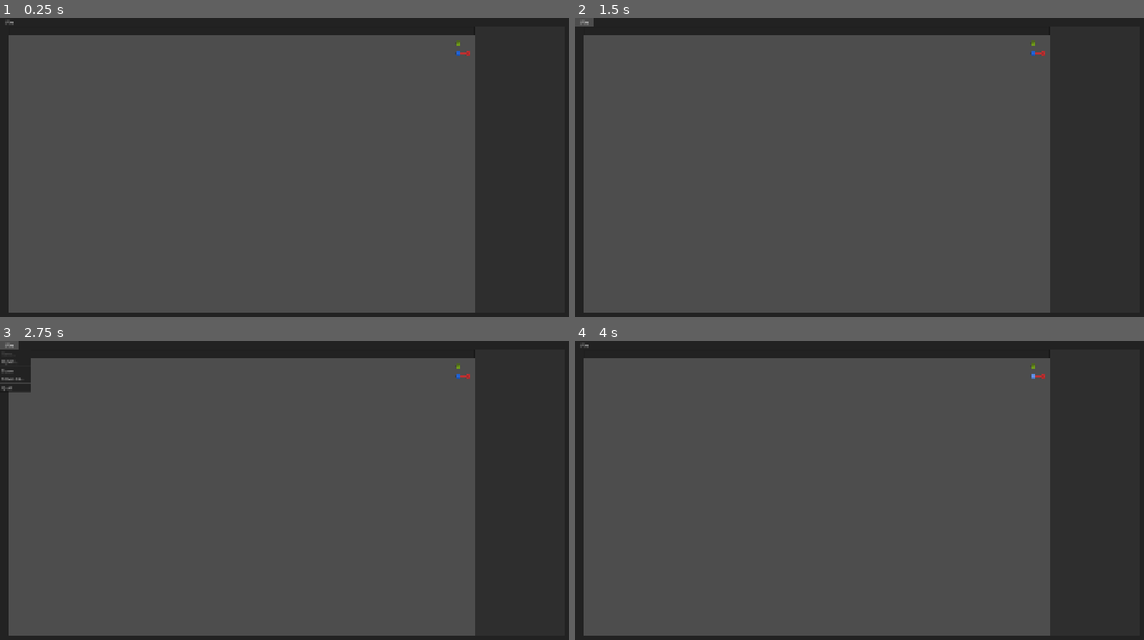
Above: before the commit, frames 1-4 (two rows, left to right).
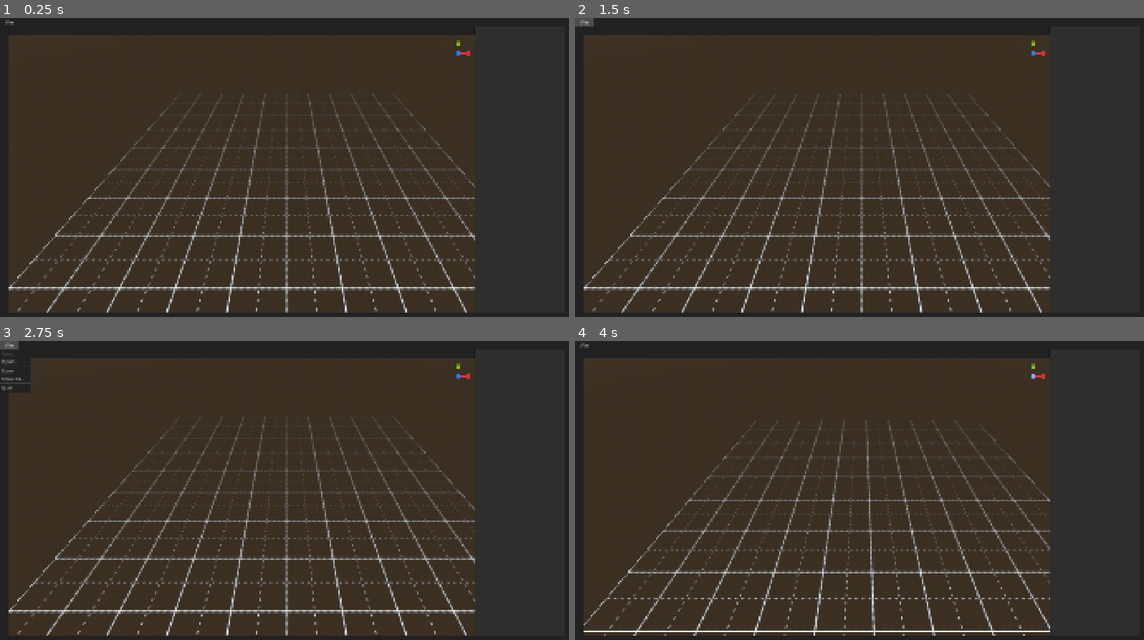
Above: after the commit, the same moments.

Repository: AnalyticalGoose/godough
Game: Godot game, scene res://main.tscn
The game is run twice, just before and just after one commit, with the same random seed, the same clock (stepped at 60 frames per second) and the same inputs.
Inputs (mouse positions are in pixels of both pictures, inside the frame that each line leads up to):
- Up to frame 1 (0.25 s): no input
- Up to frame 2 (1.5 s): click "File" at 0.5 s; click "File" at 1.25 s
- Up to frame 3 (2.75 s): click "File" at 2 s
- Up to frame 4 (4 s): tap Enter at 2.75 s; move the mouse to (1035, 373) at 2.77 s; tap S (camera_back, bound only after the commit) at 2.85 s; click (1035, 373) at 2.92 s; tap W (camera_forward, bound only after the commit) at 3.05, 3.6 s; move the mouse to (745, 508) at 3.52 s; click (745, 508) at 3.67 s; tap A (camera_left, bound only after the commit) at 3.8 s

The runs differ from the first frame. In frame 1, 72% of the frame differs, in the area x 1-84%, y 5-99%; in frame 2, 72%; in frame 3, 72%; in frame 4, 73%.

Commit message:
Add basic camera controller

Diff:
--- /dev/null
+++ b/autoload/data_manager.gd
@@ -0,0 +1,50 @@
+extends Node
+
+enum DatabaseType {
+	SETTINGS,
+}
+
+enum SettingsType {
+	CAMERA,
+	LEVEL
+}
+
+const SETTINGS_PATH : String = "user://settings.cfg"
+
+var _settings_data: Array[Dictionary]
+
+
+func _ready() -> void:
+	_load_settings()
+
+
+func get_settings(type: SettingsType) -> Dictionary:
+	return _settings_data[type]
+
+
+func _init_schema(database_type: DatabaseType, database: Database) -> void:
+	match database_type:
+		DatabaseType.SETTINGS:
+			database.add_valid_property("cam_move_speed", TYPE_FLOAT)
+			database.add_valid_property("cam_rot_speed", TYPE_FLOAT)
+			database.add_valid_property("cam_smoothing", TYPE_FLOAT)
+			database.add_valid_property("grid_size", TYPE_FLOAT)
+
+
+func _load_settings() -> void:
+	if not FileAccess.file_exists(SETTINGS_PATH):
+		var cfg_file: ConfigFile = ConfigFile.new()
+
+		cfg_file.set_value("camera_settings", "cam_move_speed", 10.0)
+		cfg_file.set_value("camera_settings", "cam_rot_speed", 75.0)
+		cfg_file.set_value("camera_settings", "cam_smoothing", 0.1)
+		cfg_file.set_value("level_settings", "grid_size", 2.0)
+
+		var save_error: Error = cfg_file.save(SETTINGS_PATH)
+		if save_error:
+			push_error("Cannot save user settings to %s, ERROR: %s" % [SETTINGS_PATH, save_error])
+
+	var settings_database: Database = Database.new()
+	_init_schema(DatabaseType.SETTINGS, settings_database)
+	settings_database.load_from_path(SETTINGS_PATH)
+	_settings_data = settings_database.get_array()
--- /dev/null
+++ b/common/database.gd
@@ -0,0 +1,214 @@
+class_name Database
+extends RefCounted
+
+var id_name : String = "id"
+var entry_name : String = "name"
+
+var is_typed : bool
+var is_strict : bool
+var is_validated : bool
+
+
+func add_valid_property(property: String, type: int = TYPE_MAX) -> void:
+	assert(not __property_exists(property), "Property '%s' already exists." % property)
+	__valid_properties.append([property, type])
+
+
+func add_mandatory_property(property: String, type: int = TYPE_MAX) -> void:
+	assert(not __property_exists(property), "Property '%s' already exists." % property)
+	__mandatory_properties.append([property, type])
+	__valid_properties.append([property, type])
+
+
+@warning_ignore("untyped_declaration")
+func add_default_property(property: String, default, typed: bool = true) -> void:
+	add_valid_property(property, typeof(default) if typed else TYPE_MAX)
+	__default_values[property] = default
+
+
+func get_array() -> Array[Dictionary]:
+	return __data
+
+
+func get_dictionary(skip_unnamed: bool = false) -> Dictionary:
+	if entry_name.is_empty():
+		push_error("Can't create Dictionary if data is unnamed.")
+		return {}
+
+	if __data_dirty:
+		__dict.clear()
+		for entry: Dictionary in __data:
+			var lookup_key: String = entry[entry_name]
+
+			if not entry_name in entry:
+				assert(not skip_unnamed, "Entry has no name, can't create Dictionary key.")
+				continue
+
+			# Check for duplicate entry names
+			assert(not lookup_key in __dict, "Duplicate entry name: %s" % entry[entry_name])
+
+			# Format entry name from lookup key to be suitable for in-game use
+			entry["name"] = lookup_key.replace("_", " ").capitalize()
+
+			__dict[lookup_key] = entry
+		__data_dirty = false
+
+	return __dict
+
+
+@warning_ignore("untyped_declaration")
+func is_property_valid(entry: Dictionary, property: String, value = null) -> bool:
+	if value == null:
+		value = entry[property]
+
+	var valid: bool = property == entry_name or property == id_name
+	if not valid:
+		for prop: Array in __valid_properties:
+			if prop[0] == property:
+				@warning_ignore("unsafe_call_argument")
+				assert(not is_typed or __match_type(typeof(value), prop[1]), \
+				"Invalid type of property '%s' in entry '%s'." % [property, entry.get(entry_name)])
+				valid = true
+				break
+
+	return valid
+
+
+func load_from_path(path: String) -> void:
+	var dir: DirAccess = DirAccess.open(path)
+
+	if dir:
+		var file_list : Array[String]
+		var error: Error = dir.list_dir_begin()
+		if error:
+			push_error("failed to init directory stream: %d" % error)
+
+		var file: String = dir.get_next()
+		while not file.is_empty():
+			if not dir.current_is_dir():
+				file_list.append(dir.get_current_dir().path_join(file))
+			file = dir.get_next()
+
+		dir.list_dir_end()
+		file_list.sort()
+		for file_path: String in file_list:
+			load_from_path(file_path)
+
+		return
+
+	if not __did_setup:
+		__setup()
+		__did_setup = true
+
+	var data: Array
+
+	match path.get_extension():
+		"cfg":
+			var file: ConfigFile = ConfigFile.new()
+			var error: Error = file.load(path)
+			assert(error == OK, "Parse failed, invalid ConfigFile \"%s\". Error code: %s" % [path, error])
+
+			data = __config_file_to_array(file)
+
+		_:
+			push_error("Unrecognised extension '.%s', can't extract data." % path.get_extension())
+			return
+
+	for entry: Dictionary in data:
+		for property: String in __default_values:
+			if not property in entry:
+				@warning_ignore("untyped_declaration")
+				var default = __default_values[property]
+				if default is Array or default is Dictionary:
+					@warning_ignore("unsafe_method_access")
+					entry[property] = default.duplicate()
+				else:
+					entry[property] = default
+
+		if not entry_name.is_empty() and not entry_name in entry:
+			push_warning("Entry has no name key (%s): %s" % [entry_name, entry])
+
+		for property: Array in __mandatory_properties:
+			var property_name: String = property[0]
+			if property_name in entry:
+				if is_typed:
+					@warning_ignore("unsafe_call_argument")
+					assert(__match_type(typeof(entry[property_name]), property[1]), \
+					"Invalid type of property '%s' in entry '%s'." % [property_name, entry.get(entry_name)])
+			else:
+				assert(false, "Missing mandatory property '%s' in entry '%s'." % [property_name, entry.get(entry_name)])
+
+		if is_validated and OS.is_debug_build():
+			for property: String in entry:
+				assert(is_property_valid(entry, property), \
+				"Invalid property '%s' in entry '%s'." % [property, entry[entry_name]])
+
+	__data.append_array(data)
+	__data_dirty = true
+
+
+var __data: Array[Dictionary]
+var __data_dirty: bool
+var __dict: Dictionary
+
+var __did_setup: bool
+
+var __last_id : int
+var __default_values: Dictionary
+var __mandatory_properties: Array[Array]
+var __valid_properties: Array[Array]
+
+
+func __setup() -> void:
+	if not OS.is_debug_build():
+		return
+
+	assert(not id_name.is_empty(), "'id_name' can't be empty String.")
+
+	for property: Array in __valid_properties:
+		if property[1] != TYPE_MAX:
+			is_typed = true
+
+	if not __valid_properties.is_empty():
+		is_validated = true
+
+
+func __match_type(type1: int, type2: int) -> bool:
+	if type1 == TYPE_MAX or type2 == TYPE_MAX:
+		return true
+
+	if is_strict:
+		return type1 == type2
+	else:
+		return type1 == type2 or (type1 == TYPE_INT and type2 == TYPE_FLOAT)
+
+
+func __property_exists(property: String) -> bool:
+	for p: Array in __valid_properties:
+		if p[0] == property:
+			return true
+
+	return false
+
+
+func __config_file_to_array(data : ConfigFile) -> Array[Dictionary]:
+	var array : Array[Dictionary]
+	var entry : Dictionary
+
+	for section: String in data.get_sections():
+		if data.has_section_key(section, "meta"):
+			entry = {id_name: data.get_value(section, "meta")[0]}
+		else:
+			entry = {id_name: __last_id}
+
+		if not entry_name.is_empty():
+			entry[entry_name] = section
+
+		__last_id += 1
+
+		for value: String in data.get_section_keys(section):
+			entry[value] = data.get_value(section, value)
+
+		array.append(entry)
+
+	return array
--- a/editor/camera/camera_controller.gd
+++ b/editor/camera/camera_controller.gd
@@ -1 +1,41 @@
 extends Node3D
+
+@warning_ignore_start("unused_private_class_variable")
+@export var _rotation_x_pivot: Node3D
+@export var _zoom_pivot: Node3D
+@export var _camera: Camera3D
+@warning_ignore_restore("unused_private_class_variable")
+
+var _movement_speed: float = 10.0
+var _rotation_speed: float = 75.0
+var _smoothing_strength: float = 0.1
+var _camera_pos_target: Vector3
+var _camera_rot_target: float
+
+
+func _ready() -> void:
+	_camera_pos_target = position
+	_camera_rot_target = rotation_degrees.y
+
+	var camera_settings: Dictionary = DataManager.get_settings(DataManager.SettingsType.CAMERA)
+	_movement_speed = camera_settings["cam_move_speed"]
+	_rotation_speed = camera_settings["cam_rot_speed"]
+	_smoothing_strength = camera_settings["cam_smoothing"]
+
+
+func _process(delta: float) -> void:
+	var input_dir: Vector2 = Input.get_vector("camera_left", "camera_right", "camera_forward", "camera_back")
+	var input_axis: float = Input.get_axis("camera_rotate_right", "camera_rotate_left")
+
+	if input_dir:
+		var move_dir: Vector3 = (basis * Vector3(input_dir.x, 0, input_dir.y))
+		_camera_pos_target += move_dir * _movement_speed * delta
+
+	if input_axis:
+		_camera_rot_target += input_axis * _rotation_speed * delta
+
+	if _camera_pos_target != position:
+		position = lerp(position, _camera_pos_target, _smoothing_strength)
+
+	if _camera_rot_target != rotation_degrees.y:
+		rotation_degrees.y = lerp(rotation_degrees.y, _camera_rot_target, _smoothing_strength)
--- a/editor/camera/camera_controller.tscn
+++ b/editor/camera/camera_controller.tscn
@@ -2,8 +2,11 @@
 
 [ext_resource type="Script" uid="uid://b1fmaioo6ch7j" path="res://editor/camera/camera_controller.gd" id="1_h48li"]
 
-[node name="CameraController" type="Node3D" unique_id=2043222208]
+[node name="CameraController" type="Node3D" unique_id=2043222208 node_paths=PackedStringArray("_rotation_x_pivot", "_zoom_pivot", "_camera")]
 script = ExtResource("1_h48li")
+_rotation_x_pivot = NodePath("CameraRotationXPivot")
+_zoom_pivot = NodePath("CameraRotationXPivot/CameraZoomPivot")
+_camera = NodePath("CameraRotationXPivot/CameraZoomPivot/Camera3D")
 
 [node name="CameraRotationXPivot" type="Node3D" parent="." unique_id=36284164]
 transform = Transform3D(1, 0, 0, 0, 0.70710677, 0.70710677, 0, -0.70710677, 0.70710677, 0, 0, 0)
@@ -11,3 +14,4 @@
 [node name="CameraZoomPivot" type="Node3D" parent="CameraRotationXPivot" unique_id=467579753]
 
 [node name="Camera3D" type="Camera3D" parent="CameraRotationXPivot/CameraZoomPivot" unique_id=198840669]
+cull_mask = 524287
--- a/editor/editor.tscn
+++ b/editor/editor.tscn
@@ -1,6 +1,20 @@
 [gd_scene format=3 uid="uid://dntsgdwu8c7ea"]
 
 [ext_resource type="Shader" uid="uid://ld80hdxkpv76" path="res://editor/grid_shader.gdshader" id="1_ndqoc"]
+[ext_resource type="PackedScene" uid="uid://wr4a8tihcpg4" path="res://editor/camera/camera_controller.tscn" id="2_fjngd"]
+
+[sub_resource type="ProceduralSkyMaterial" id="ProceduralSkyMaterial_fjngd"]
+sky_horizon_color = Color(0.66224277, 0.6717428, 0.6867428, 1)
+ground_horizon_color = Color(0.66224277, 0.6717428, 0.6867428, 1)
+
+[sub_resource type="Sky" id="Sky_er7c6"]
+sky_material = SubResource("ProceduralSkyMaterial_fjngd")
+
+[sub_resource type="Environment" id="Environment_j82do"]
+background_mode = 2
+sky = SubResource("Sky_er7c6")
+tonemap_mode = 2
+glow_enabled = true
 
 [sub_resource type="ShaderMaterial" id="ShaderMaterial_mp1hq"]
 render_priority = 0
@@ -22,5 +36,15 @@
 
 [node name="Editor" type="Node3D" unique_id=1122101013]
 
+[node name="WorldEnvironment" type="WorldEnvironment" parent="." unique_id=1233195097]
+environment = SubResource("Environment_j82do")
+
+[node name="DirectionalLight3D" type="DirectionalLight3D" parent="." unique_id=580430001]
+transform = Transform3D(-0.8660254, -0.43301278, 0.25, 0, 0.49999997, 0.86602545, -0.50000006, 0.75, -0.43301266, 0, 0, 0)
+shadow_enabled = true
+
 [node name="GroundMesh" type="MeshInstance3D" parent="." unique_id=727445556]
 mesh = SubResource("PlaneMesh_h3k4n")
+
+[node name="CameraController" parent="." unique_id=2043222208 instance=ExtResource("2_fjngd")]
+transform = Transform3D(1, 0, 0, 0, 1, 0, 0, 0, 1, 0, 8, 8)
--- a/project.godot
+++ b/project.godot
@@ -18,6 +18,10 @@
 boot_splash/show_image=false
 config/icon="uid://5puccbo0ic3a"
 config/windows_native_icon="res://icon.ico"
+
+[autoload]
+
+DataManager="*uid://cp8xm556h4ho6"
 
 [debug]
 
@@ -49,6 +53,36 @@
 "events": [Object(InputEventMouseButton,"resource_local_to_scene":false,"resource_name":"","device":-1,"window_id":0,"a …(256 unchanged characters)…
 ]
 }
+camera_forward={
+"deadzone": 0.2,
+"events": [Object(InputEventKey,"resource_local_to_scene":false,"resource_name":"","device":-1,"window_id":0,"alt_pressed":false,"shift_pressed":false,"ctrl_pressed":false,"meta_pressed":false,"pressed":false,"keycode":0,"physical_keycode":87,"key_label":0,"unicode":119,"location":0,"echo":false,"script":null)
+]
+}
+camera_back={
+"deadzone": 0.2,
+"events": [Object(InputEventKey,"resource_local_to_scene":false,"resource_name":"","device":-1,"window_id":0,"alt_pressed":false,"shift_pressed":false,"ctrl_pressed":false,"meta_pressed":false,"pressed":false,"keycode":0,"physical_keycode":83,"key_label":0,"unicode":115,"location":0,"echo":false,"script":null)
+]
+}
+camera_left={
+"deadzone": 0.2,
+"events": [Object(InputEventKey,"resource_local_to_scene":false,"resource_name":"","device":-1,"window_id":0,"alt_pressed":false,"shift_pressed":false,"ctrl_pressed":false,"meta_pressed":false,"pressed":false,"keycode":0,"physical_keycode":65,"key_label":0,"unicode":97,"location":0,"echo":false,"script":null)
+]
+}
+camera_right={
+"deadzone": 0.2,
+"events": [Object(InputEventKey,"resource_local_to_scene":false,"resource_name":"","device":-1,"window_id":0,"alt_pressed":false,"shift_pressed":false,"ctrl_pressed":false,"meta_pressed":false,"pressed":false,"keycode":0,"physical_keycode":68,"key_label":0,"unicode":100,"location":0,"echo":false,"script":null)
+]
+}
+camera_rotate_left={
+"deadzone": 0.2,
+"events": [Object(InputEventKey,"resource_local_to_scene":false,"resource_name":"","device":-1,"window_id":0,"alt_pressed":false,"shift_pressed":false,"ctrl_pressed":false,"meta_pressed":false,"pressed":false,"keycode":0,"physical_keycode":81,"key_label":0,"unicode":113,"location":0,"echo":false,"script":null)
+]
+}
+camera_rotate_right={
+"deadzone": 0.2,
+"events": [Object(InputEventKey,"resource_local_to_scene":false,"resource_name":"","device":-1,"window_id":0,"alt_pressed":false,"shift_pressed":false,"ctrl_pressed":false,"meta_pressed":false,"pressed":false,"keycode":0,"physical_keycode":69,"key_label":0,"unicode":101,"location":0,"echo":false,"script":null)
+]
+}
 
 [physics]
 
Not shown, added: autoload/data_manager.gd.uid
Not shown, added: common/database.gd.uid
